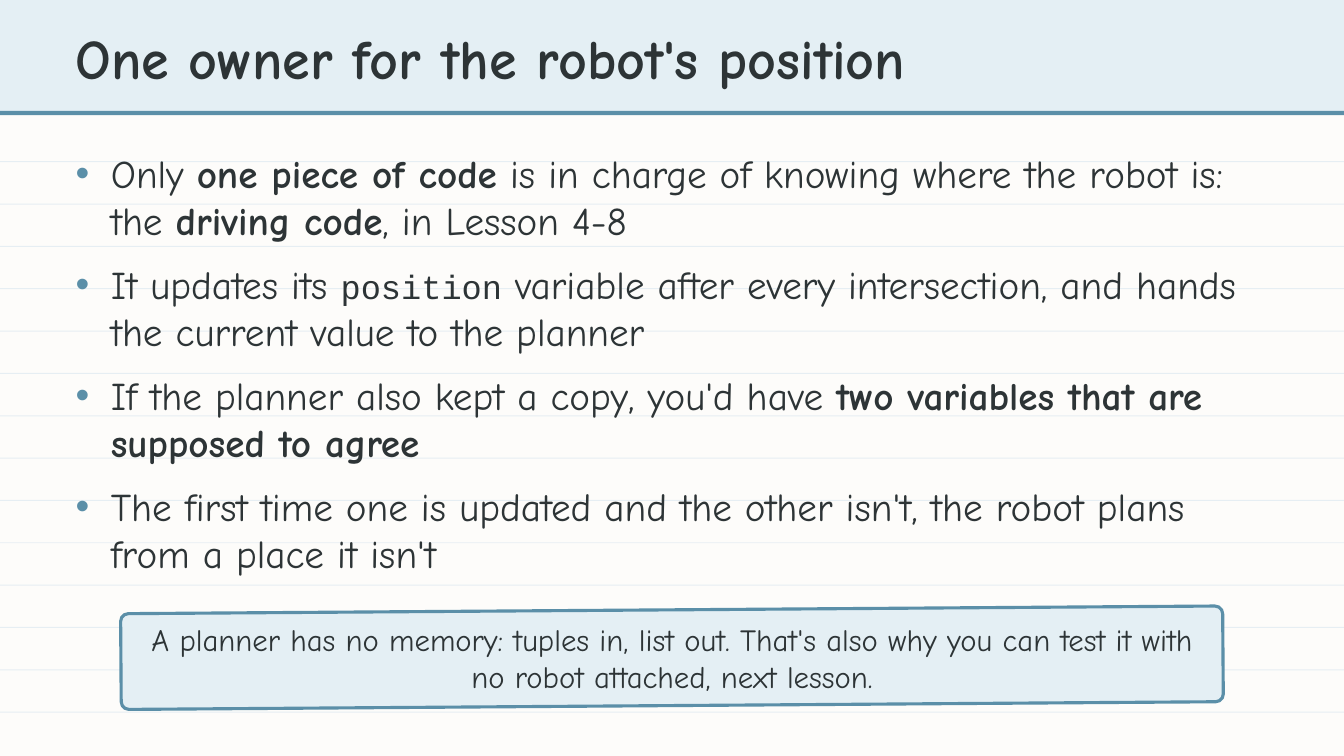
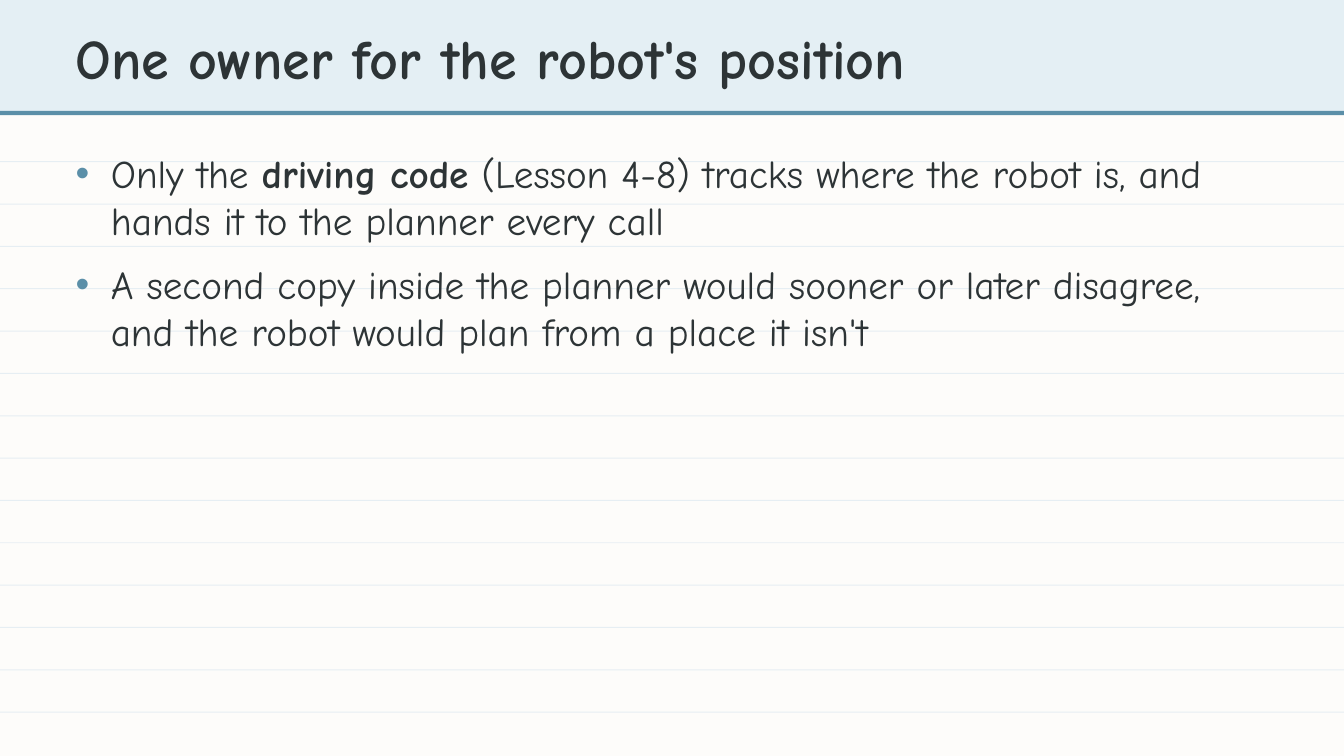
Before and after one commit to bradamiller/LearningPython, a slide deck: slide 13 of static/slides/module-04-manhattan/module-4-lesson-05-manhattan-function.pptx (slide 16 before the commit). Drawn at 1344x756 pixels with LibreOffice and Linux fonts; fonts in the diff are those of the drawing. Boxes give left, top, right and bottom in pixels: in the first picture for what was removed or moved away, otherwise in the second. Text is boxed around its words. In the diff, an @@ line names an element or a change of style, - is before the commit and + after.

```diff
--- a/static/slides/module-04-manhattan/module-4-lesson-05-manhattan-function.pptx
+++ b/static/slides/module-04-manhattan/module-4-lesson-05-manhattan-function.pptx
@@ text at (x1=111, y1=157, x2=1202, y2=354): text changed @@
-• Only one piece of code is in charge of knowing where the robot is: the driving code, in Lesson 4-8
-• It updates its position variable after every intersection, and hands the current value to the planner
-• If the planner also kept a copy, you'd have two variables that are supposed to agree
-• The first time one is updated and the other isn't, the robot plans from a place it isn't
+• Only the driving code (Lesson 4-8) tracks where the robot is, and hands it to the planner every call
+• A second copy inside the planner would sooner or later disagree, and the robot would plan from a place it isn't
@@ rounded rectangle removed at (x1=121, y1=606, x2=1223, y2=710) @@
@@ text removed at (x1=151, y1=630, x2=1193, y2=691) @@
-A planner has no memory: tuples in, list out. That's also why you can test it with no robot attached, next lesson.
```
Also in this commit, not shown: 7 other slides changed, 3 slides removed, 8 other files.
